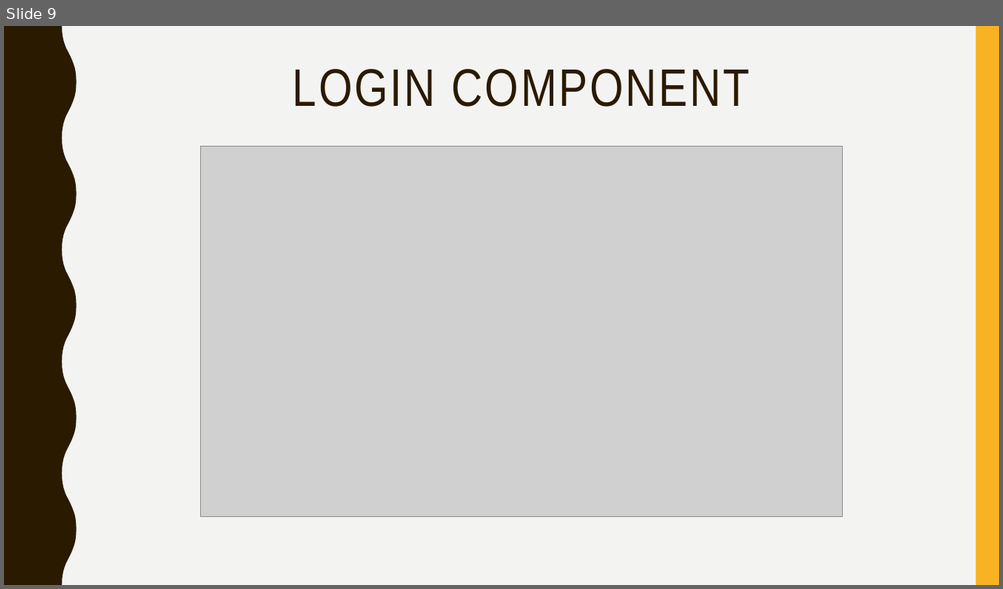
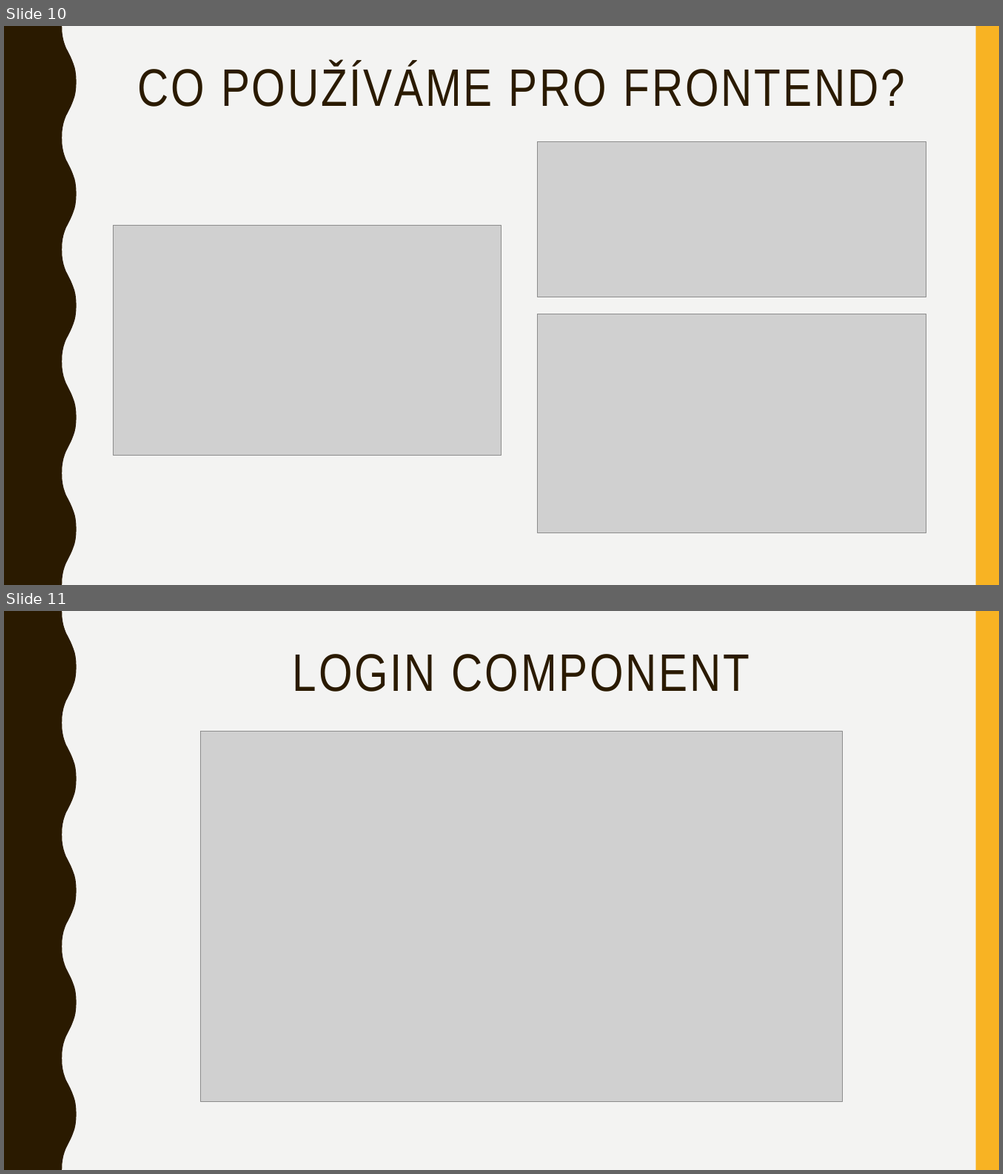
Before and after one commit to Letmehear15/DOIT, a slide deck: Prezentace D.O.I.T..pptx. Shown one above the other, each under a label of ours: slide 9 before the commit, slides 10 and 11 after it. The pictures are 1003x589 and 1003x1174 pixels, drawn with LibreOffice and Linux fonts; fonts in the diff are those of the drawing; grey boxes stand for pictures. Boxes give left, top, right and bottom in pixels: in the first picture for what was removed or moved away, otherwise in the second. Text is boxed around its words. In the diff, an @@ line names an element or a change of style, - is before the commit and + after.

```diff
--- a/Prezentace D.O.I.T..pptx
+++ b/Prezentace D.O.I.T..pptx
@@ slide 10 added at (4,26,999,585), background #F3F3F2; not listed: 2 template elements that a slide beside it also shows @@
@@ title added at (138,64,905,107), 51 pt, text #2A1A00 @@
+CO POUŽÍVÁME PRO FRONTEND?
@@ picture added at (538,141,926,297) @@
@@ picture added at (113,225,502,456) @@
@@ picture added at (538,315,926,534) @@
@@ what was slide 9 is now slide 11 @@
```
Also in this commit, not shown: 1 slide changed, 2 other slides added, 1 slide removed.
